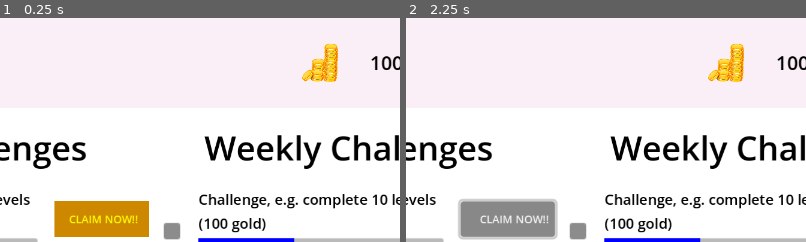
Above: before the commit, frames 1-2 (left to right).
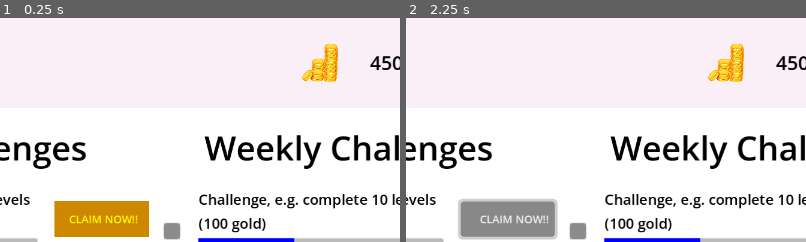
Above: after the commit, the same moments.

Repository: husnain106/dissertation
Game: Godot game, scene res://Scenes/home.tscn
Same seed, same stepped clock (60 frames per second), same inputs: the game is played once before the commit and once after it.
Inputs (mouse positions are % of the whole screen's width and height, from its top left):
- Up to frame 1 (0.25 s): no input
- Up to frame 2 (2.25 s): click "CLAIM NOW!!" at 0.5 s; click (2, 67) at 1.27 s; click "CLAIM NOW!!" at 2 s
The pictures show only the part of the screen within x 30-80%, y 0-50%; the shares and areas given below are measured in that part.

The runs differ from the first frame. In frame 1, 0.2% of the frame differs, in the area x 92-98%, y 16-24%; in frame 2, 0.2%.

Commit message:
Some debugging for the previously added levels

Diff:
--- a/Project/Scripts/all_levels/level9.gd
+++ b/Project/Scripts/all_levels/level9.gd
@@ -29,10 +29,10 @@
 	{"A": false, "B": true},
 	{"A": true, "B": true}]
 
-	truth_table_values = [{"or0": true},
-	{"or0": false},
-	{"or0": false},
-	{"or0": false}
+	truth_table_values = [{"not0": true},
+	{"not0": false},
+	{"not0": false},
+	{"not0": false}
 	]
 
 	message = "Use the skills you have been taught to
@@ -42,7 +42,7 @@
 	buttons_enabled = {
 	"not_gate_button" : true,
 	"and_gate_button" : false,
-	"or_gate_button" : true,
+	"or_gate_button" : false,
 	"new_input_button" : true,
 	"link_button" : true,
 	"delete_button" : true
--- a/Project/Scripts/truth_table.gd
+++ b/Project/Scripts/truth_table.gd
@@ -60,7 +60,7 @@
 
 
 		if global.current_mode == "levels": #if currently playing levels...
-			levels_output(all_input_variations, output_values)
+			levels_output(global.curr_level.input_variations, output_values)
 		else:
 			output(all_input_variations, output_values)
 	else:
@@ -84,7 +84,7 @@
 
 
 
-	for x in range (len(output_values)):
+	for x in range (len(all_input_variations)):
 		var dash = Label.new()
 		dash.modulate = Color(0,0,0)
 		dash.text = "--------"
@@ -101,7 +101,7 @@
 
 		#var open_sans = load("res://Assets/Open_Sans/OpenSans-VariableFont_wdth,wght.ttf")
 
-		if (range(global.correct_truth_table.size()).has(x)):
+		if (len(global.correct_truth_table) == len(output_values)):
 			if global.correct_truth_table[x] == output_values[x]:
 				a.modulate = Color(0,255,0)
 				b.modulate = Color(0,255,0)
@@ -135,7 +135,7 @@
 			b.modulate = Color(255, 0, 0)
 			a.text = dictionary_to_string(all_input_variations[x])
 			get_node("ScrollContainer/GridContainer").add_child(a)
-			b.text = dictionary_to_string(output_values[x])
+			b.text = "N/A"
 			get_node("ScrollContainer/GridContainer").add_child(b)
 			var c = Label.new()
 			c.text = " "
@@ -214,7 +214,7 @@
 
 
 func int_to_bin(num, bits):
-	var count = 0
+	var count = len(global.inputs_used) -1
 	var output = {}
 	for x in range(bits, 0, -1):
 		if num >= 2**(x-1):
@@ -222,7 +222,7 @@
 			num -= 2**(x-1)
 		else:
 			output[global.inputs_used[count]] = false
-		count += 1
+		count -= 1
 		#print(output)
 	return output
 
Not shown, changed: Project/user_data.txt
